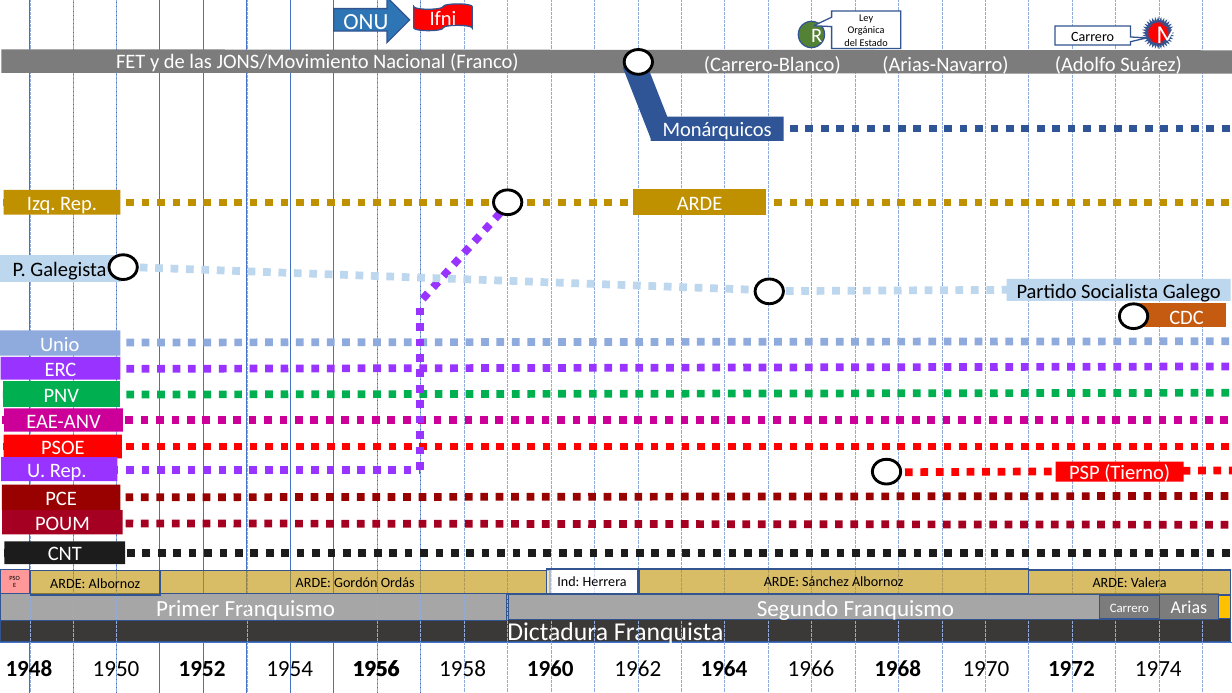
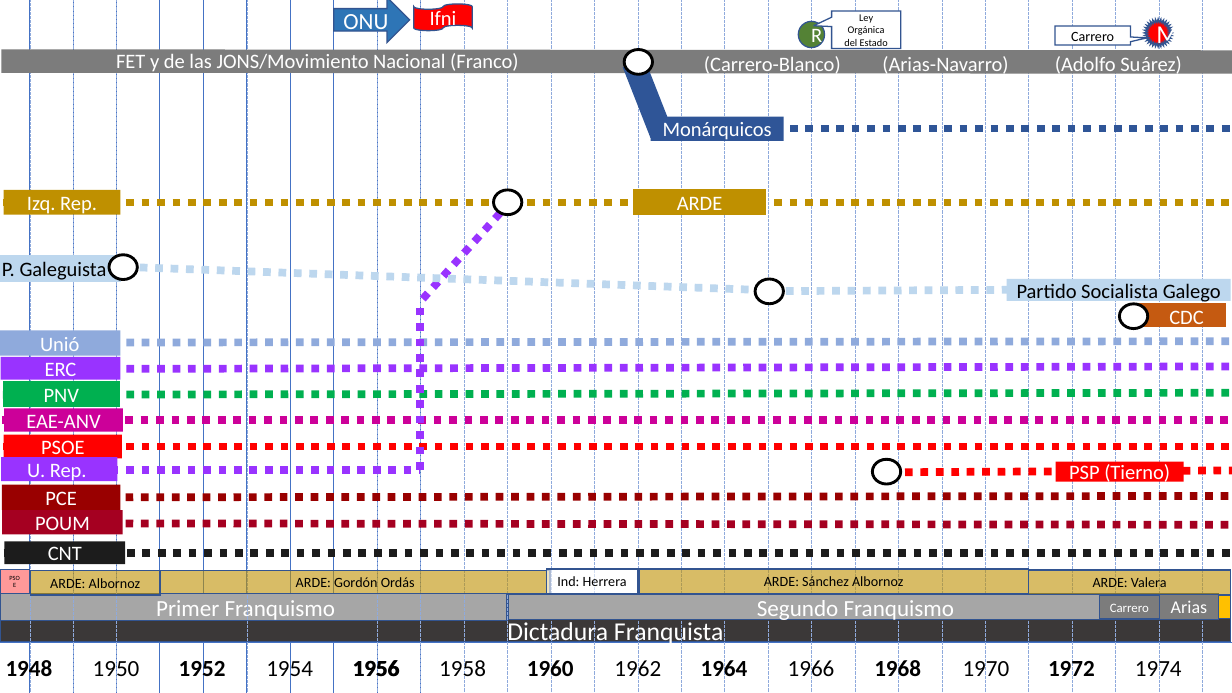
Before and after one commit to Alexggo/Spanish-History-Graph, a slide deck: slide 7 of Timeline.pptx. Drawn at 1232x693 pixels with LibreOffice and Linux fonts; fonts in the diff are those of the drawing. Boxes give left, top, right and bottom in pixels: in the first picture for what was removed or moved away, otherwise in the second. Text is boxed around its words. In the diff, an @@ line names an element or a change of style, - is before the commit and + after.

```diff
--- a/Timeline.pptx
+++ b/Timeline.pptx
@@ text in rectangle at bbox=[2, 261, 107, 280]: text changed @@
-P. Galegista
+P. Galeguista
@@ text in rectangle at bbox=[40, 337, 79, 357]: text changed @@
-Unio
+Unió
```
Also in this commit, not shown: 6 other slides changed, 8 other files.
